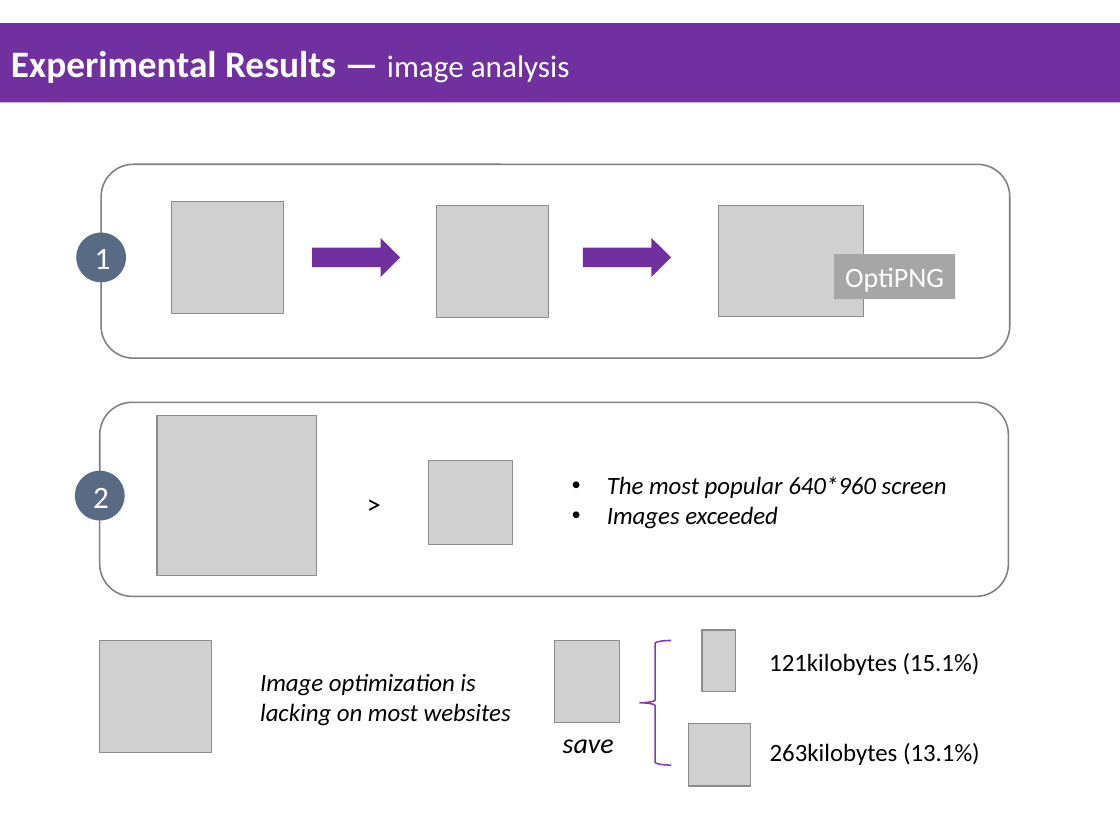
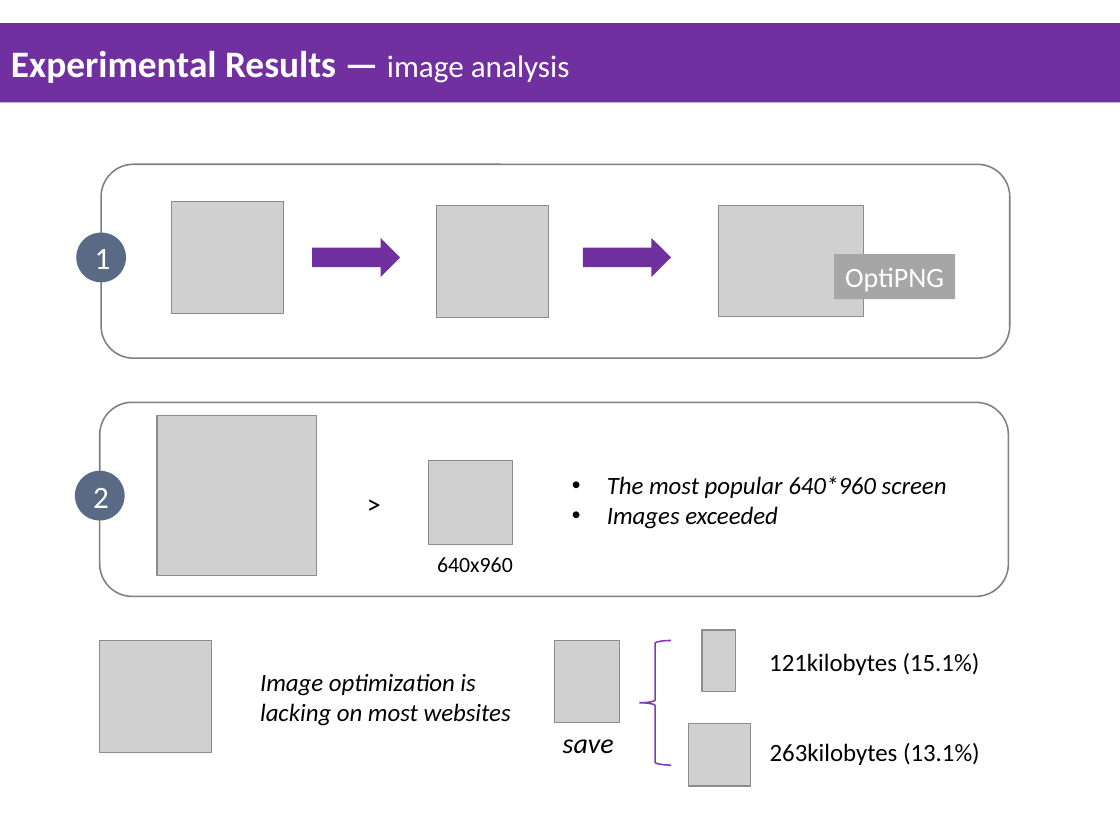
Before and after one commit to saxon17/Presentation, a slide deck: slide 11 of Mingwei_Wireless Network.ppt. Drawn at 1120x840 pixels with LibreOffice and Linux fonts; fonts in the diff are those of the drawing; grey boxes stand for pictures. Boxes give left, top, right and bottom in pixels: in the first picture for what was removed or moved away, otherwise in the second. Text is boxed around its words. In the diff, an @@ line names an element or a change of style, - is before the commit and + after.

Commit message:
Update

```diff
--- a/Mingwei_Wireless Network.ppt
+++ b/Mingwei_Wireless Network.ppt
@@ text added at box(437, 557, 513, 572), 14 pt, text #000000 @@
+640x960
```
